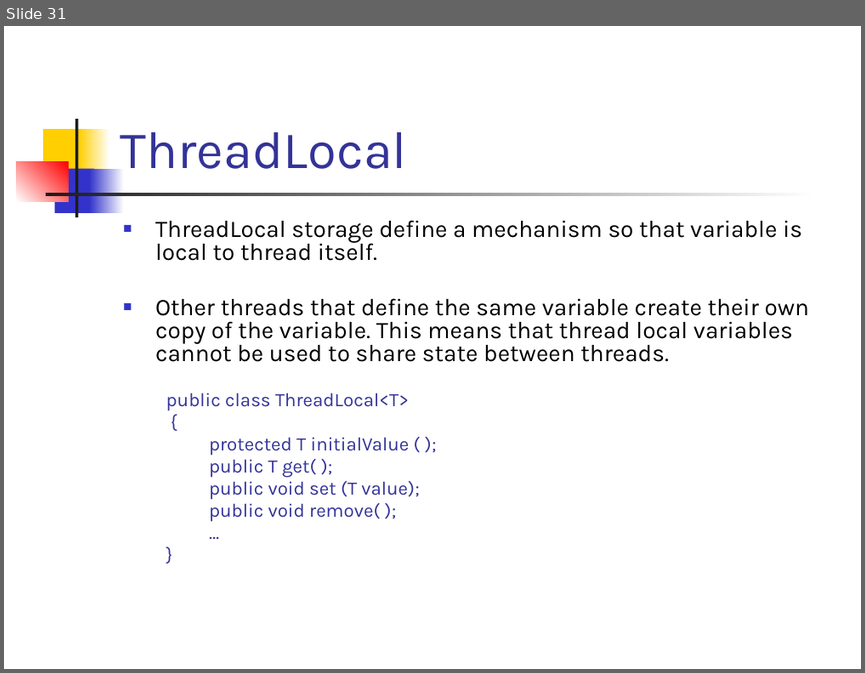
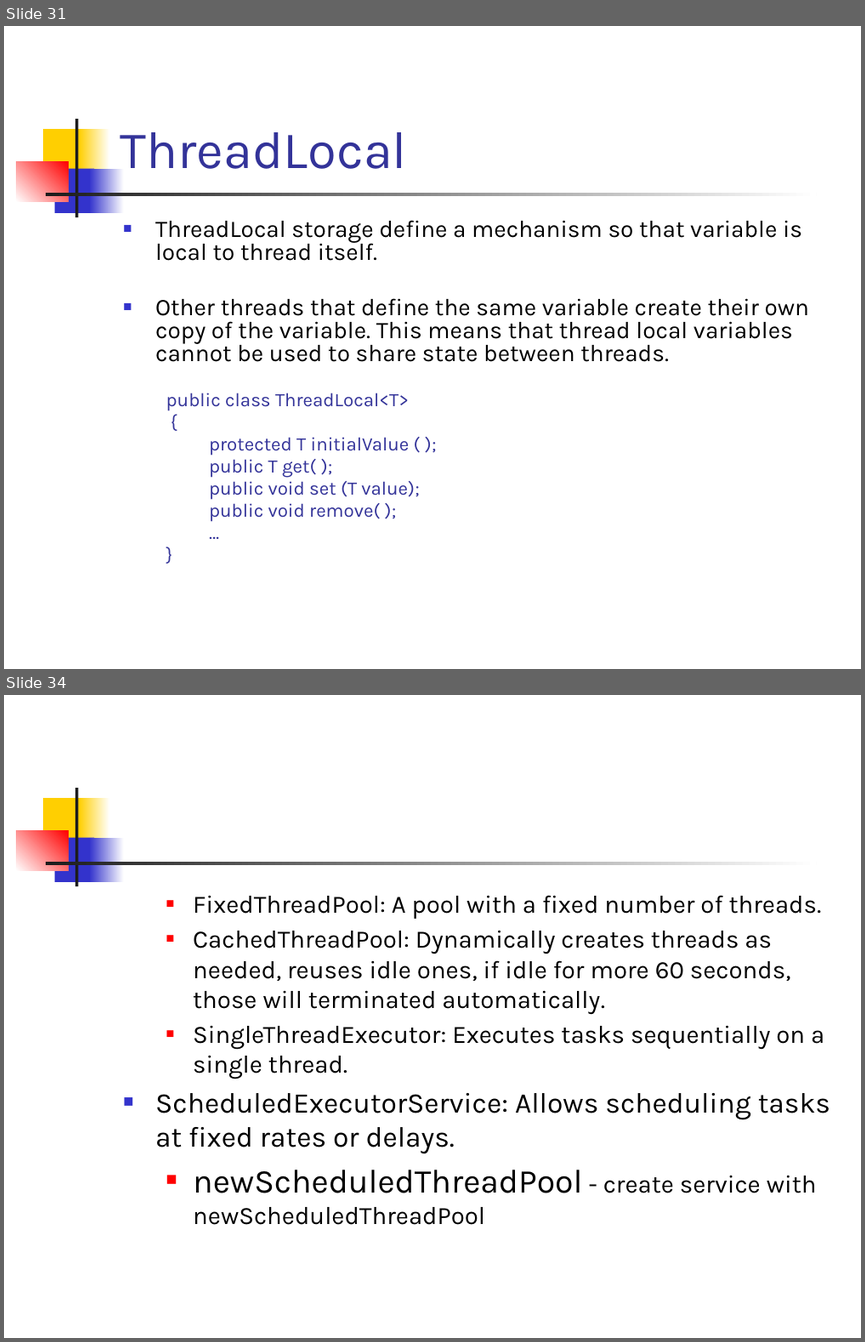
Before and after one commit to SarathaNatraj/MOBILITY-PLATFORM, a slide deck: CORE JAVA/MATERIALS/Java-Threads-and-Synchronization.pptx. Shown one above the other, each under a label of ours: slide 31 before the commit, slides 31 and 34 after it; the slides between them are not shown. The pictures are 865x673 and 865x1342 pixels, drawn with LibreOffice and Linux fonts; fonts in the diff are those of the drawing. Boxes give left, top, right and bottom in pixels: in the first picture for what was removed or moved away, otherwise in the second. Text is boxed around its words. In the diff, an @@ line names an element or a change of style, - is before the commit and + after.

Commit message:
Adding ThreadSafety, Concurrent collections code samples, materials

```diff
--- a/CORE JAVA/MATERIALS/Java-Threads-and-Synchronization.pptx
+++ b/CORE JAVA/MATERIALS/Java-Threads-and-Synchronization.pptx
@@ slide 34 added at (x1=4, y1=695, x2=861, y2=1338), background #FFFFFF; not listed: 7 template elements that a slide beside it also shows @@
@@ text added at (x1=155, y1=895, x2=830, y2=1225), 21 pt, text #000000 @@
+  ■ FixedThreadPool: A pool with a fixed number of threads.
+  ■ CachedThreadPool: Dynamically creates threads as needed, reuses idle ones, if idle for more 60 seconds, those will terminated automatically.
+  ■ SingleThreadExecutor: Executes tasks sequentially on a single thread.
+■ ScheduledExecutorService: Allows scheduling tasks at fixed rates or delays.
+  ■ newScheduledThreadPool - create service with newScheduledThreadPool
```
Also in this commit, not shown: 11 other slides added, 11 other files.
